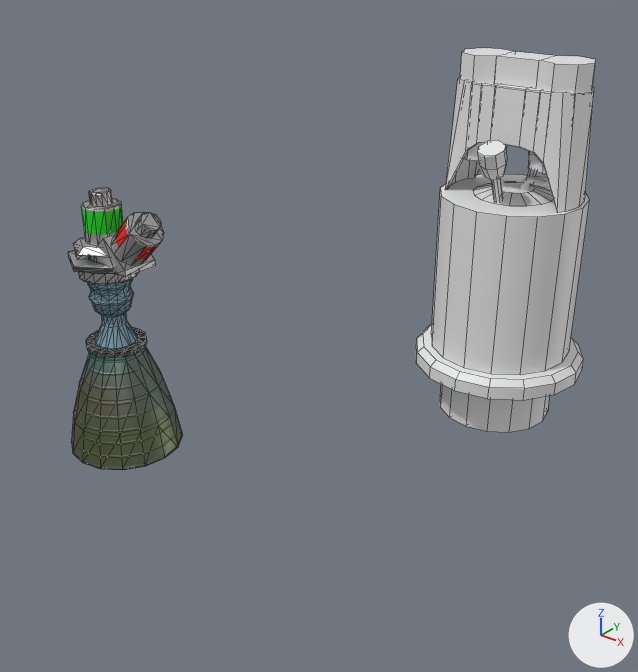
Renders of the Blender file raw/SmallEngines.blend from each side of a commit.
Both versions are drawn from a 50 mm lens placed at (0.79, -0.596, 0.377), pointed at (0.265, 0.059, -0.03). Arrows for +X, +Y and +Z are at lower right; the lights stay in place. Mesh edges are drawn as thin lines on the coarser meshes.

Objects in the first picture: 'bits', 'chamber.002', 'inlet_fuel', 'inlet_oxidizer', 'inlet_shroud', 'inlets', 'nozzle.001', 'nozzle.004', 'nozzle_ring'.
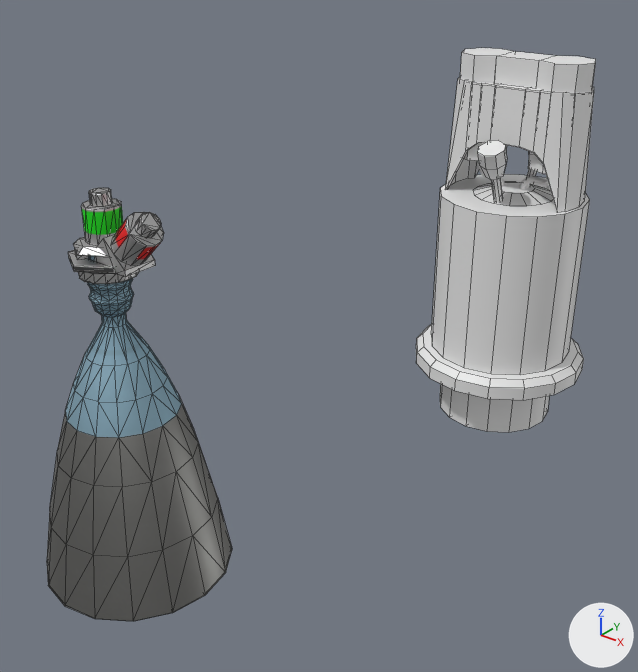
Location of each change, (x1, y1, x2, y2) in pixels of the pictures (638 x 672 px):
'nozzle', added: after (47, 256, 232, 621)
'nozzle.004', deleted: before (71, 256, 183, 470)
'nozzle_ring', deleted: before (86, 327, 147, 358)

The change, as a list of edits to the scene's bpy script:
```text
Remove ob_nozzle_004:
    ob_nozzle_004 = bpy.data.objects.new('nozzle.004', me_circle)
    ob_nozzle_004.parent = ob_root_apollo
    ob_nozzle_004.location = (0.0, 0.0, -0.233)
    _m = ob_nozzle_004.modifiers.new('Triangulate', 'TRIANGULATE')
    _m.keep_custom_normals = True
Remove ob_nozzle_ring:
    ob_nozzle_ring = bpy.data.objects.new('nozzle_ring', me_circle_015)
    ob_nozzle_ring.parent = ob_root_apollo
    ob_nozzle_ring.location = (0.0, 0.0, -0.233)
    _m = ob_nozzle_ring.modifiers.new('Triangulate', 'TRIANGULATE')
    _m.keep_custom_normals = True
Add ob_nozzle:
    ob_nozzle = bpy.data.objects.new('nozzle', me_circle_009.copy())  # the mesh of ob_nozzle
    ob_nozzle.parent = ob_root_apollo
    ob_nozzle.location = (0.0, 0.0, -0.233)
    _m = ob_nozzle.modifiers.new('Triangulate', 'TRIANGULATE')
    _m.keep_custom_normals = True
```
